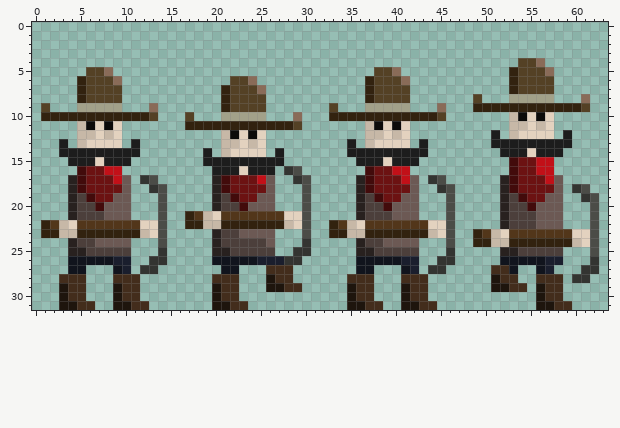
Two versions of one pixel-art sprite, res/spritesheets/CowBoy_walk_cycle_1.png. That is the earlier state.
The file is 64x32 pixels. Colours within 5 levels of each other are drawn and written as one.
After:
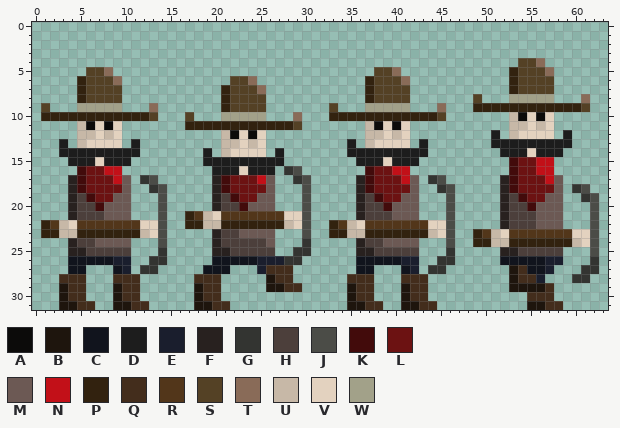
Palette (. is transparent): A #0c0b0a  B #1e150d  C #11141d  D #1d1d1d  E #1a1e2d  F #28211f  G #333431  H #4c3f3b  J #4b4c47  K #420b0b  L #6c1212  M #6c5954  N #c21018  P #32220f  Q #432d1c  R #52361a  S #544125  T #896b58  U #c7b8a7  V #e3d2bf  W #a2a189
The author wrote: Updated cow-boy animation spritesheets and Tiles spritesheet
Changes in this commit:
Changed rows in their new state; - is an unchanged pixel.
first column x 18:
27 -CC-.--E-------------------------..BQC----
28 QQ-..----------------------------..BQQE..-
29 BQQ..----------------------------..BBB--.-
30 BQQ..--------------------------------QQ-.-
31 BBQQ..-------------------------------B-Q-.
Changed places in both pictures, as pixel boxes (x1, y1, x2, y2):
changed: (194, 265, 266, 310)
changed: (491, 265, 572, 310)
